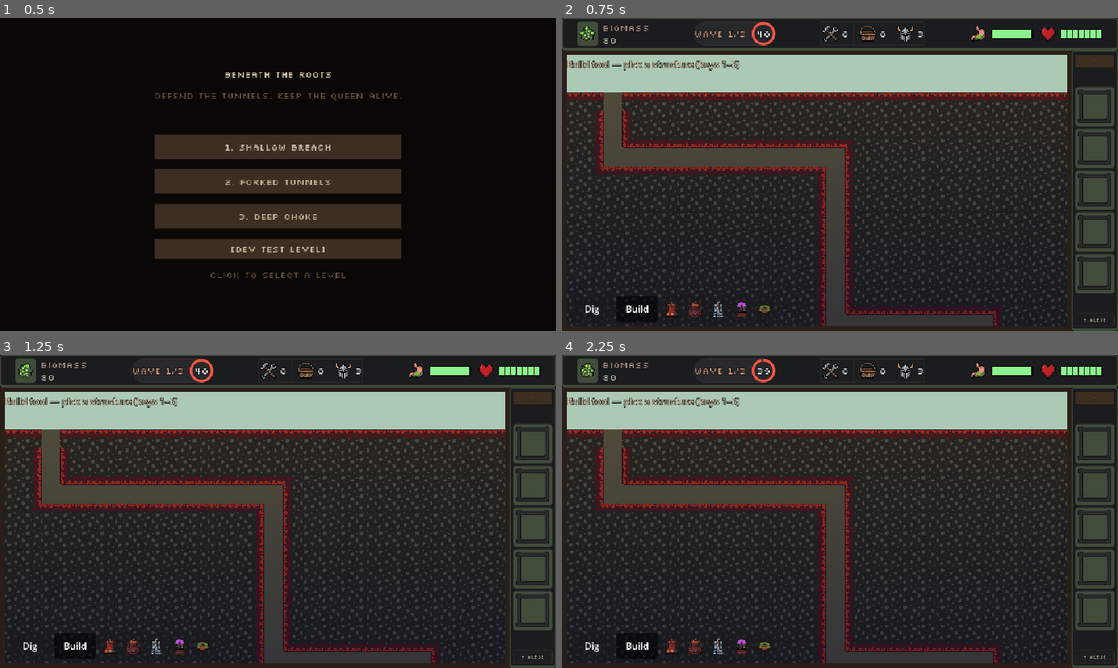
Above: before the commit, frames 1-4 (two rows, left to right).
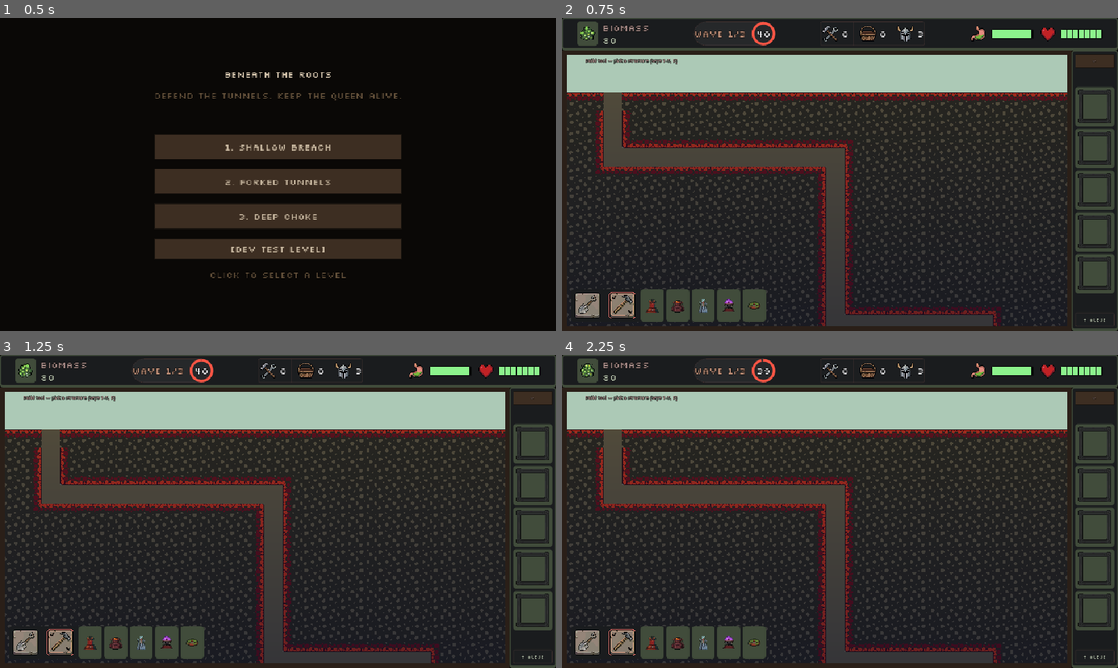
Above: after the commit, the same moments.

Repository: matiaspereiraobando/beneath-the-roots
Game: Godot game, scene res://scenes/menu.tscn
Same seed, same stepped clock (60 frames per second), same inputs: the game is played once before the commit and once after it.
Inputs (mouse positions are in pixels of both pictures, inside the frame that each line leads up to; where the layout moved, square brackets give the same spot in the first picture):
- Up to frame 1 (0.5 s): no input
- Up to frame 2 (0.75 s): click "1. Shallow Breach" at 0.5 s
- Up to frame 3 (1.25 s): no input
- Up to frame 4 (2.25 s): click (589, 642) [589, 646] at 1.25 s; click (623, 642) [639, 646] at 2 s

Frame 1 is identical in both runs. In frame 2, 3.5% of the frame differs, in the area x 0-38%, y 12-98%; in frame 3, 3.5%; in frame 4, 3.5%.

Commit message:
feat: redesign macro toolbar with Dig/Build sprite buttons
Left-anchored action bar uses 56px spritesheets, G/B hotkeys, toggle-to-deselect, and a structure strip that expands only in Build mode.

Diff:
--- a/project.godot
+++ b/project.godot
@@ -121,6 +121,16 @@
 "events": [Object(InputEventKey,"resource_local_to_scene":false,"resource_name":"","device":-1,"window_id":0,"alt_press …(191 unchanged characters)…
 ]
 }
+macro_tool_dig={
+"deadzone": 0.5,
+"events": [Object(InputEventKey,"resource_local_to_scene":false,"resource_name":"","device":-1,"window_id":0,"alt_pressed":false,"shift_pressed":false,"ctrl_pressed":false,"meta_pressed":false,"pressed":false,"keycode":0,"physical_keycode":71,"key_label":0,"unicode":103,"location":0,"echo":false,"script":null)
+]
+}
+macro_tool_build={
+"deadzone": 0.5,
+"events": [Object(InputEventKey,"resource_local_to_scene":false,"resource_name":"","device":-1,"window_id":0,"alt_pressed":false,"shift_pressed":false,"ctrl_pressed":false,"meta_pressed":false,"pressed":false,"keycode":0,"physical_keycode":66,"key_label":0,"unicode":98,"location":0,"echo":false,"script":null)
+]
+}
 
 [rendering]
 
--- a/scenes/macro_world.tscn
+++ b/scenes/macro_world.tscn
@@ -1,6 +1,7 @@
-[gd_scene load_steps=2 format=3 uid="uid://btr_macro_world"]
+[gd_scene load_steps=3 format=3 uid="uid://btr_macro_world"]
 
 [ext_resource type="Script" path="res://scripts/macro_world.gd" id="1_world"]
+[ext_resource type="Script" path="res://scripts/ui/action_tool_button.gd" id="2_action_btn"]
 
 [node name="MacroWorld" type="Node2D"]
 script = ExtResource("1_world")
@@ -22,31 +23,30 @@
 [node name="HudLayer" type="CanvasLayer" parent="."]
 layer = 11
 
-[node name="ToolBar" type="HBoxContainer" parent="HudLayer"]
-anchors_preset = 2
-anchor_top = 1.0
-anchor_bottom = 1.0
-offset_left = 8.0
-offset_top = -52.0
-offset_right = 520.0
-offset_bottom = -8.0
+[node name="ToolBarPanel" type="PanelContainer" parent="HudLayer"]
+grow_horizontal = 0
 grow_vertical = 0
-theme_override_constants/separation = 6
+clip_contents = true
+theme_type_variation = &"GameHud"
 
-[node name="DigBtn" type="Button" parent="HudLayer/ToolBar"]
-custom_minimum_size = Vector2(72, 36)
+[node name="ToolBar" type="HBoxContainer" parent="HudLayer/ToolBarPanel"]
+layout_mode = 2
+theme_override_constants/separation = 4
+
+[node name="DigBtn" type="TextureButton" parent="HudLayer/ToolBarPanel/ToolBar"]
+custom_minimum_size = Vector2(56, 56)
 layout_mode = 2
 toggle_mode = true
-text = "Dig"
+script = ExtResource("2_action_btn")
 
-[node name="BuildBtn" type="Button" parent="HudLayer/ToolBar"]
-custom_minimum_size = Vector2(72, 36)
+[node name="BuildBtn" type="TextureButton" parent="HudLayer/ToolBarPanel/ToolBar"]
+custom_minimum_size = Vector2(56, 56)
 layout_mode = 2
 toggle_mode = true
 button_pressed = true
-text = "Build"
+script = ExtResource("2_action_btn")
 
-[node name="StructureBar" type="HBoxContainer" parent="HudLayer/ToolBar"]
+[node name="StructureBar" type="HBoxContainer" parent="HudLayer/ToolBarPanel/ToolBar"]
 layout_mode = 2
 theme_override_constants/separation = 4
 
@@ -54,9 +54,11 @@
 visible = false
 offset_right = 140.0
 offset_bottom = 72.0
+theme_type_variation = &"GameHud"
 
 [node name="VBox" type="VBoxContainer" parent="HudLayer/TowerMenu"]
 layout_mode = 2
+theme_override_constants/separation = 4
 
 [node name="Info" type="Label" parent="HudLayer/TowerMenu/VBox"]
 layout_mode = 2
@@ -64,6 +66,7 @@
 
 [node name="Buttons" type="HBoxContainer" parent="HudLayer/TowerMenu/VBox"]
 layout_mode = 2
+theme_override_constants/separation = 4
 
 [node name="AddBtn" type="Button" parent="HudLayer/TowerMenu/VBox/Buttons"]
 layout_mode = 2
--- a/scripts/autoload/theme_setup.gd
+++ b/scripts/autoload/theme_setup.gd
@@ -11,4 +11,7 @@
 	# Silkscreen is an 8px-grid font; use sizes 8, 16, 24, … (see HudTheme.PIXEL_FONT_STEP).
 	theme.default_font = font
 	theme.default_font_size = 16
+	const HudThemeRes = preload("res://scripts/util/hud_theme.gd")
+	theme.set_font_size("font_size", "TooltipLabel", HudThemeRes.FONT_CAPTION)
+	theme.set_constant("outline_size", "TooltipLabel", HudThemeRes.OUTLINE_CAPTION)
 	get_tree().root.theme = theme
--- a/scripts/macro_world.gd
+++ b/scripts/macro_world.gd
@@ -3,6 +3,9 @@
 const MacroCell = preload("res://scripts/data/macro_tiles.gd").Cell
 const TowerSprites = preload("res://scripts/util/tower_sprites.gd")
 const PlacementRules = preload("res://scripts/systems/placement.gd")
+const HudThemeRes = preload("res://scripts/util/hud_theme.gd")
+const SpritePaths = preload("res://scripts/util/sprite_paths.gd")
+const ActionToolButton = preload("res://scripts/ui/action_tool_button.gd")
 
 const BUILD_TYPES := ["spitter", "crusher", "needle", "gland"]
 const BUILD_LABELS := {
@@ -13,7 +16,7 @@
 	"mine": "Fungal mine",
 }
 
-enum MacroTool { DIG, BUILD }
+enum MacroTool { NONE, DIG, BUILD }
 
 @onready var camera: Camera2D = $Camera2D
 @onready var terrain: TileMapLayer = $Terrain
@@ -25,9 +28,10 @@
 @onready var _add_btn: Button = $HudLayer/TowerMenu/VBox/Buttons/AddBtn
 @onready var _remove_btn: Button = $HudLayer/TowerMenu/VBox/Buttons/RemoveBtn
 @onready var _close_btn: Button = $HudLayer/TowerMenu/VBox/Buttons/CloseBtn
-@onready var _dig_btn: Button = $HudLayer/ToolBar/DigBtn
-@onready var _build_btn: Button = $HudLayer/ToolBar/BuildBtn
-@onready var _structure_bar: HBoxContainer = $HudLayer/ToolBar/StructureBar
+@onready var _dig_btn: ActionToolButton = $HudLayer/ToolBarPanel/ToolBar/DigBtn
+@onready var _build_btn: ActionToolButton = $HudLayer/ToolBarPanel/ToolBar/BuildBtn
+@onready var _structure_bar: HBoxContainer = $HudLayer/ToolBarPanel/ToolBar/StructureBar
+@onready var _toolbar_panel: PanelContainer = $HudLayer/ToolBarPanel
 
 var _dig_hints: Node2D
 var _preview_root: Node2D
@@ -39,6 +43,7 @@
 var _active_tool: MacroTool = MacroTool.BUILD
 var _selected_structure: String = ""
 var _structure_buttons: Dictionary = {}
+var _structure_wells: Dictionary = {}
 var _preview_valid_tex: Texture2D
 var _preview_invalid_tex: Texture2D
 
@@ -72,6 +77,8 @@
 	_setup_world_ui()
 	_setup_toolbar()
 	_wire_signals()
+	get_viewport().size_changed.connect(_sync_toolbar_layout)
+	call_deferred("_sync_toolbar_layout")
 	call_deferred("_bootstrap_level")
 
 
@@ -101,8 +108,8 @@
 	_add_btn.pressed.connect(_on_add_soldier)
 	_remove_btn.pressed.connect(_on_remove_soldier)
 	_close_btn.pressed.connect(_hide_tower_menu)
-	_dig_btn.pressed.connect(func(): _set_tool(MacroTool.DIG))
-	_build_btn.pressed.connect(func(): _set_tool(MacroTool.BUILD))
+	_dig_btn.pressed.connect(_on_dig_pressed)
+	_build_btn.pressed.connect(_on_build_pressed)
 
 
 func _load_textures() -> void:
@@ -232,8 +239,35 @@
 			_tower_sprites[tower.id].modulate = Color.WHITE
 
 
+func _on_dig_pressed() -> void:
+	if _active_tool == MacroTool.DIG:
+		_clear_tool()
+	else:
+		_set_tool(MacroTool.DIG)
+
+
+func _on_build_pressed() -> void:
+	if _active_tool == MacroTool.BUILD:
+		_clear_tool()
+	else:
+		_set_tool(MacroTool.BUILD)
+
+
 func _set_tool(tool: MacroTool) -> void:
+	if tool == MacroTool.NONE:
+		_clear_tool()
+		return
 	_active_tool = tool
+	if tool == MacroTool.DIG:
+		_selected_structure = ""
+	_update_toolbar_visuals()
+	_update_tool_hint()
+	_refresh_dig_hints()
+
+
+func _clear_tool() -> void:
+	_active_tool = MacroTool.NONE
+	_selected_structure = ""
 	_update_toolbar_visuals()
 	_update_tool_hint()
 	_refresh_dig_hints()
@@ -253,12 +287,20 @@
 
 
 func _update_toolbar_visuals() -> void:
-	_dig_btn.button_pressed = _active_tool == MacroTool.DIG
-	_build_btn.button_pressed = _active_tool == MacroTool.BUILD
+	_dig_btn.set_pressed_no_signal(_active_tool == MacroTool.DIG)
+	_build_btn.set_pressed_no_signal(_active_tool == MacroTool.BUILD)
 	_structure_bar.visible = _active_tool == MacroTool.BUILD
 	for type in _structure_buttons:
 		var btn: Button = _structure_buttons[type]
-		btn.button_pressed = _selected_structure == type
+		var is_selected: bool = _selected_structure == type and _active_tool == MacroTool.BUILD
+		btn.button_pressed = is_selected
+		if _structure_wells.has(type):
+			var well: PanelContainer = _structure_wells[type]
+			well.add_theme_stylebox_override(
+				"panel",
+				HudThemeRes.wave_pill() if is_selected else HudThemeRes.icon_well(),
+			)
+	call_deferred("_sync_toolbar_layout")
 
 
 func _update_tool_hint() -> void:
@@ -268,11 +310,13 @@
 		return
 	var hint := ""
 	match _active_tool:
+		MacroTool.NONE:
+			hint = ""
 		MacroTool.DIG:
-			hint = "Dig tool — click rock beside a tunnel (key 6)"
+			hint = "Dig tool — click rock beside a tunnel (G)"
 		MacroTool.BUILD:
 			if _selected_structure == "":
-				hint = "Build tool — pick a structure (keys 1–5)"
+				hint = "Build tool — pick a structure (keys 1–5, B)"
 			elif _selected_structure == "mine":
 				hint = "Fungal mine — click a tunnel tile"
 			else:
@@ -281,6 +325,8 @@
 	if hint != "" and _feedback_timer <= 0.0:
 		_build_feedback.text = hint
 		_build_feedback.visible = true
+	elif _build_feedback and _feedback_timer <= 0.0:
+		_build_feedback.visible = false
 
 
 func _update_camera_pan(delta: float) -> void:
@@ -327,6 +373,20 @@
 
 
 func _unhandled_input(event: InputEvent) -> void:
+	if event.is_action_pressed("macro_tool_dig"):
+		if _active_tool == MacroTool.DIG:
+			_clear_tool()
+		else:
+			_set_tool(MacroTool.DIG)
+		get_viewport().set_input_as_handled()
+		return
+	if event.is_action_pressed("macro_tool_build"):
+		if _active_tool == MacroTool.BUILD:
+			_clear_tool()
+		else:
+			_set_tool(MacroTool.BUILD)
+		get_viewport().set_input_as_handled()
+		return
 	if event is InputEventKey and event.pressed and not event.echo:
 		if event.keycode == KEY_ESCAPE:
 			_clear_structure_selection()
@@ -344,8 +404,6 @@
 					_select_structure("gland")
 				KEY_5:
 					_select_structure("mine")
-				KEY_6:
-					_set_tool(MacroTool.DIG)
 	if event is InputEventMouseButton:
 		var mb := event as InputEventMouseButton
 		if mb.pressed and mb.button_index == MOUSE_BUTTON_LEFT:
@@ -386,10 +444,22 @@
 
 
 func _setup_toolbar() -> void:
+	_apply_toolbar_styles()
+	_toolbar_panel.clip_contents = true
+	_dig_btn.setup_from_sheet(SpritePaths.action_tool_sheet("dig"))
+	_build_btn.setup_from_sheet(SpritePaths.action_tool_sheet("build"))
+	_dig_btn.tooltip_text = "Dig (G)"
+	_build_btn.tooltip_text = "Build (B)"
 	for type in BUILD_TYPES + ["mine"]:
+		var well := PanelContainer.new()
+		well.add_theme_stylebox_override("panel", HudThemeRes.icon_well())
+		well.custom_minimum_size = Vector2(36, 36)
+		var center := CenterContainer.new()
+		center.custom_minimum_size = well.custom_minimum_size
 		var btn := Button.new()
 		btn.toggle_mode = true
-		btn.custom_minimum_size = Vector2(36, 36)
+		btn.flat = true
+		btn.custom_minimum_size = Vector2(32, 32)
 		btn.icon = TowerSprites.make_tower_texture(type)
 		btn.expand_icon = true
 		btn.tooltip_text = "%s (key %d)" % [
@@ -397,9 +467,51 @@
 			BUILD_TYPES.find(type) + 1 if type != "mine" else 5,
 		]
 		btn.pressed.connect(_on_structure_button.bind(type))
-		_structure_bar.add_child(btn)
+		center.add_child(btn)
+		well.add_child(center)
+		_structure_bar.add_child(well)
 		_structure_buttons[type] = btn
+		_structure_wells[type] = well
 	_update_toolbar_visuals()
+	call_deferred("_sync_toolbar_layout")
+
+
+func _sync_toolbar_layout() -> void:
+	if not is_instance_valid(_toolbar_panel):
+		return
+	_toolbar_panel.set_anchors_preset(Control.PRESET_TOP_LEFT)
+	var panel_size := _measure_toolbar_size()
+	_toolbar_panel.size = panel_size
+	var vp := get_viewport().get_visible_rect().size
+	_toolbar_panel.position = Vector2(8.0, vp.y - 8.0 - panel_size.y)
+
+
+func _measure_toolbar_size() -> Vector2:
+	var bar := _toolbar_panel.get_node("ToolBar") as HBoxContainer
+	var sep := float(bar.get_theme_constant("separation"))
+	var height := maxf(_dig_btn.get_minimum_size().y, 56.0)
+	var width := _dig_btn.get_minimum_size().x + sep + _build_btn.get_minimum_size().x
+	if _structure_bar.visible:
+		width += sep + _structure_bar.get_minimum_size().x
+	return Vector2(width, height)
+
+
+func _apply_toolbar_styles() -> void:
+	_toolbar_panel.add_theme_stylebox_override("panel", HudThemeRes.toolbar_panel())
+	_apply_tower_menu_styles()
+	if _build_feedback:
+		HudThemeRes.apply_pixel_label(_build_feedback, HudThemeRes.FONT_CAPTION)
+		_build_feedback.add_theme_color_override("font_color", HudThemeRes.ON_SURFACE_VARIANT)
+		_build_feedback.add_theme_color_override("font_outline_color", Color.BLACK)
+
+
+func _apply_tower_menu_styles() -> void:
+	tower_menu.add_theme_stylebox_override("panel", HudThemeRes.ant_strip())
+	HudThemeRes.apply_pixel_label(_tower_info, HudThemeRes.FONT_CAPTION)
+	_tower_info.add_theme_color_override("font_color", HudThemeRes.ON_SURFACE)
+	for btn in [_add_btn, _remove_btn]:
+		HudThemeRes.apply_toolbar_text_button(btn, HudThemeRes.SECONDARY)
+	HudThemeRes.apply_toolbar_text_button(_close_btn, HudThemeRes.ON_SURFACE_VARIANT)
 
 
 func _on_structure_button(type: String) -> void:
@@ -506,9 +618,6 @@
 	_build_feedback = Label.new()
 	_build_feedback.name = "BuildFeedback"
 	_build_feedback.horizontal_alignment = HORIZONTAL_ALIGNMENT_CENTER
-	_build_feedback.add_theme_color_override("font_color", Color(0.78, 0.72, 0.63))
-	_build_feedback.add_theme_color_override("font_outline_color", Color(0, 0, 0, 0.8))
-	_build_feedback.add_theme_constant_override("outline_size", 4)
 	_build_feedback.visible = false
 	$HudLayer.add_child(_build_feedback)
 	_build_feedback.set_anchors_preset(Control.PRESET_TOP_WIDE)
--- /dev/null
+++ b/scripts/ui/action_tool_button.gd
@@ -0,0 +1,36 @@
+extends TextureButton
+class_name ActionToolButton
+
+const FRAME_SIZE := 56
+
+
+static func frame_from_sheet(sheet: Texture2D, index: int) -> AtlasTexture:
+	var atlas := AtlasTexture.new()
+	atlas.atlas = sheet
+	atlas.region = Rect2i(index * FRAME_SIZE, 0, FRAME_SIZE, FRAME_SIZE)
+	return atlas
+
+
+static func load_sheet(path: String) -> Texture2D:
+	if ResourceLoader.exists(path):
+		var imported := load(path) as Texture2D
+		if imported != null:
+			return imported
+	var image := Image.new()
+	if image.load(path) == OK:
+		return ImageTexture.create_from_image(image)
+	return null
+
+
+func setup_from_sheet(sheet_path: String) -> void:
+	var sheet := load_sheet(sheet_path)
+	if sheet == null:
+		push_error("Action tool sheet failed to load: %s" % sheet_path)
+		return
+	toggle_mode = true
+	custom_minimum_size = Vector2(FRAME_SIZE, FRAME_SIZE)
+	ignore_texture_size = true
+	stretch_mode = TextureButton.STRETCH_KEEP
+	texture_normal = frame_from_sheet(sheet, 0)
+	texture_hover = frame_from_sheet(sheet, 1)
+	texture_pressed = frame_from_sheet(sheet, 2)
--- a/scripts/util/hud_theme.gd
+++ b/scripts/util/hud_theme.gd
@@ -113,3 +113,51 @@
 	box.shadow_size = 1
 	box.shadow_offset = Vector2(1, 1)
 	return box
+
+
+static func toolbar_panel() -> StyleBoxFlat:
+	var box := game_hud_panel()
+	box.border_width_left = 0
+	box.border_width_right = 0
+	box.border_width_top = 0
+	box.border_width_bottom = 0
+	box.shadow_size = 0
+	box.shadow_offset = Vector2.ZERO
+	return box
+
+
+static func apply_toolbar_text_button(btn: Button, accent: Color = ON_SURFACE) -> void:
+	apply_pixel_font(btn, FONT_CAPTION)
+	btn.add_theme_color_override("font_color", accent)
+	btn.add_theme_color_override("font_hover_color", PRIMARY)
+	btn.add_theme_color_override("font_pressed_color", PRIMARY)
+	btn.add_theme_color_override("font_disabled_color", ON_SURFACE_VARIANT)
+	btn.add_theme_stylebox_override("normal", ant_strip())
+	btn.add_theme_stylebox_override("hover", wave_pill())
+	btn.add_theme_stylebox_override("pressed", wave_pill())
+	btn.add_theme_stylebox_override("disabled", ant_strip())
+
+
+static func apply_toolbar_icon_button(btn: Button) -> void:
+	apply_pixel_font(btn, FONT_CAPTION)
+	btn.add_theme_stylebox_override("normal", icon_well())
+	btn.add_theme_stylebox_override("hover", wave_pill())
+	btn.add_theme_stylebox_override("pressed", wave_pill())
+	btn.add_theme_stylebox_override("disabled", icon_well())
+	btn.add_theme_color_override("icon_normal_color", Color.WHITE)
+	btn.add_theme_color_override("icon_pressed_color", PRIMARY)
+	btn.add_theme_color_override("icon_hover_color", Color.WHITE)
+	btn.add_theme_color_override("icon_disabled_color", ON_SURFACE_VARIANT)
+
+
+static func set_toolbar_toggle_pressed(btn: Button, is_on: bool) -> void:
+	if is_on:
+		btn.add_theme_stylebox_override("normal", wave_pill())
+		btn.add_theme_stylebox_override("pressed", wave_pill())
+		btn.add_theme_color_override("font_color", PRIMARY)
+		btn.add_theme_color_override("font_pressed_color", PRIMARY)
+	else:
+		btn.add_theme_stylebox_override("normal", ant_strip())
+		btn.add_theme_stylebox_override("pressed", wave_pill())
+		btn.add_theme_color_override("font_color", ON_SURFACE)
+		btn.add_theme_color_override("font_pressed_color", PRIMARY)
--- a/scripts/util/sprite_paths.gd
+++ b/scripts/util/sprite_paths.gd
@@ -45,6 +45,10 @@
 	return "res://assets/sprites/ui/colony/colony_drawer_bg_365.png"
 
 
+static func action_tool_sheet(kind: String) -> String:
+	return "res://assets/sprites/ui/actions/actions_%s_56.png" % kind
+
+
 static func micro_background() -> String:
 	var v2 := "res://assets/micro/nursery_background_v2.png"
 	if ResourceLoader.exists(v2):
Binary file added: assets/sprites/ui/actions/actions_build_56.png
Binary file added: assets/sprites/ui/actions/actions_dig_56.png
Not shown, added: scripts/ui/action_tool_button.gd.uid
